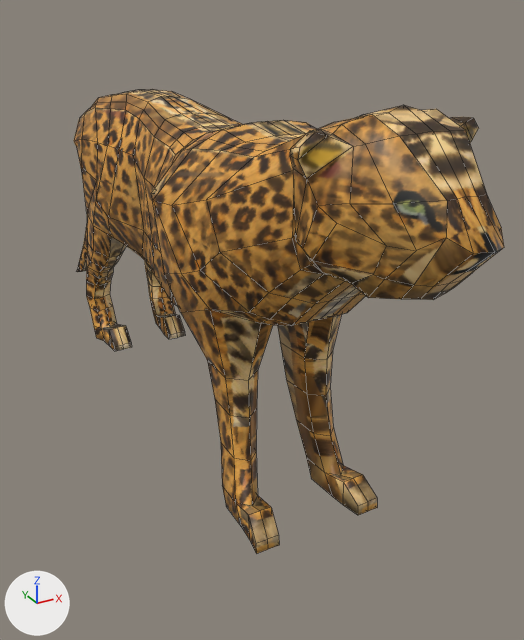
A saved change to the Blender file tiger.blend.
Rendered twice from a 50 mm lens placed at (-2.9, -6.8, 4.17), pointed at (0.58, -0.46, 1.0). Arrows for +X, +Y and +Z are at lower left; the lights stay in place. Mesh edges are drawn as thin lines.
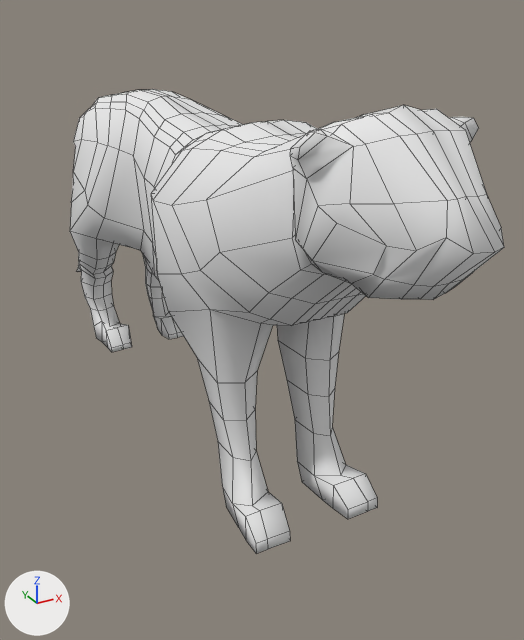
The change, as a list of edits to the scene's bpy script:
```text
Add mat_material:
    mat_material = diffuse_material('Material')
    mat_material.base_color = (0.8, 0.8, 0.8)  # white #e7e7e7
Change me_plane:
    used by ob_plane; location = (0.0, 0.0, 0.0)
    remove me_plane.from_pydata(...)  # 392 vertices, 384 faces; spans x 0.0..0.9, y -4.13..4.6, z -0.07..3.6
    add me_plane.from_pydata(...)  # 734 vertices, 750 faces; spans x -0.91..0.91, y -4.13..4.6, z -0.07..3.6
    me_plane part 1: 129 vertices moved from x 0.07..0.77, y -2.57..2.58, z -0.07..2.79 to x 0.11..0.91, y -2.57..2.51, z -0.07..2.78; 3 vertices removed from x 0.0, y 0.83..2.58, z 1.43..2.02; 345 vertices added at x -0.91..0.0, y -4.09..4.57, z -0.07..3.57
    me_plane part 2: 374 faces spanning x 0.0..0.91, y -4.13..4.6, z -0.07..3.6 switch from mat_tiger (picture img_tiger) to mat_material (white #e7e7e7)
Change ob_plane:
    remove _m = ob_plane.modifiers.new('Mirror', 'MIRROR')
    remove _m.use_clip = True
```

Location of each change, (x1, y1, x2, y2) in pixels of the pictures (524 x 640 px):
'Plane', reshaped, modifiers changed: before (74, 89, 504, 553); after (70, 89, 504, 553)
part 1 of me_plane, built on: before (74, 108, 377, 552); after (70, 90, 495, 553)
part 2 of me_plane, recoloured: before (77, 108, 486, 312); after (470, 145, 486, 191)
